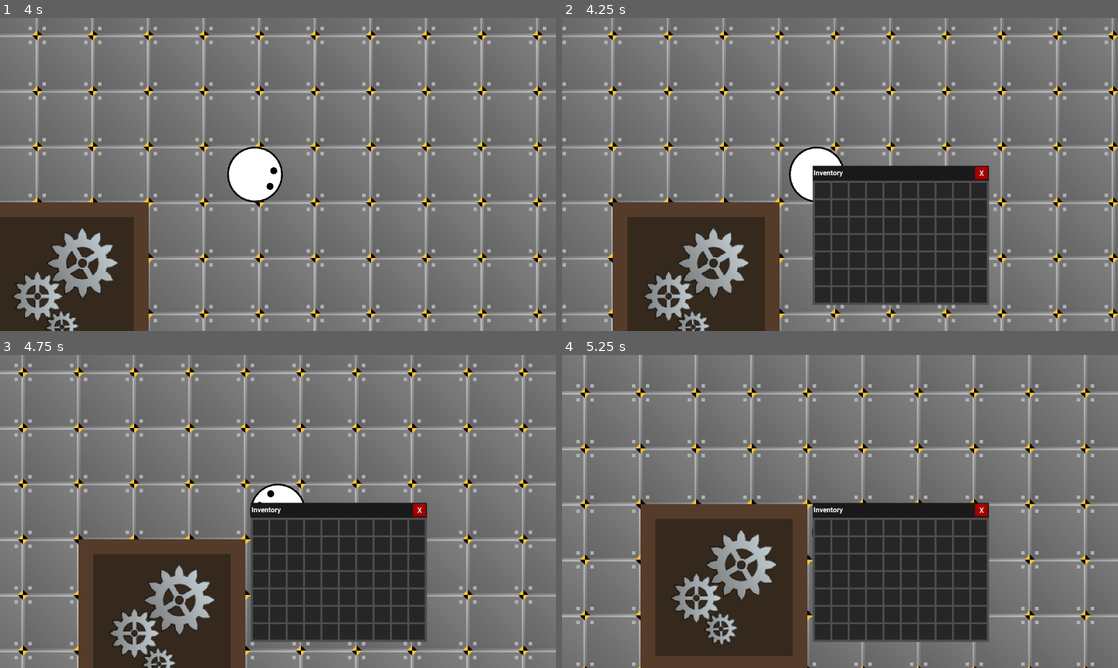
Above: before the commit, frames 1-4 (two rows, left to right).
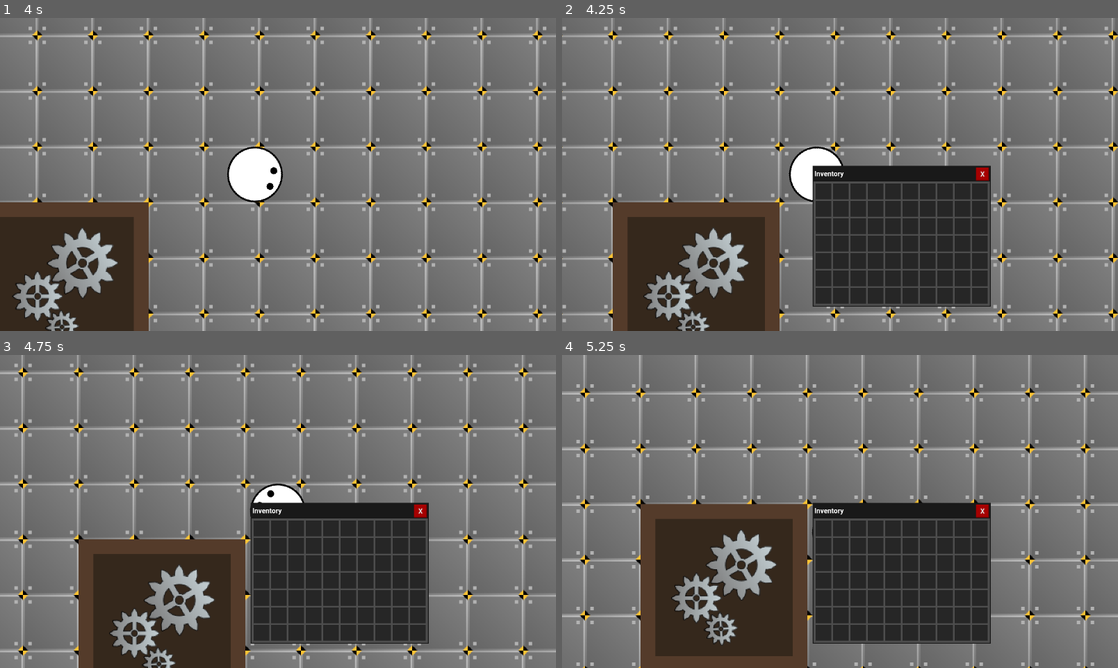
Above: after the commit, the same moments.

Repository: TrueSunGaming/industrial-revolution-proto-3
Game: Godot game, scene res://scenes/main/Main.tscn
Two runs of this game, one before a commit and one after it. Both use one fixed random seed, a clock stepped at 60 frames per second and the inputs below.
Inputs (mouse positions are in pixels of both pictures, inside the frame that each line leads up to):
- Up to frame 1 (4 s): move the mouse to (400, 158) at 0.52 s; hold D (move_right) 0.53-1.25 s; hold Mouse wheel up (zoom_in) 0.53-1.25 s; click (400, 158) at 0.67 s; drag from (166, 190) to (250, 237) at 1.27 s; move the mouse to (333, 105) at 2.02 s; hold D (move_right) 2.03-2.75 s; hold Mouse wheel up (zoom_in) 2.03-2.75 s; drag from (250, 237) to (111, 127) at 2.77 s; tap Enter at 3.5 s; move the mouse to (444, 221) at 3.52 s; hold A (move_left) from 3.53 s (still down); hold Mouse wheel up (zoom_in) from 3.53 s (still down)
- Up to frame 2 (4.25 s): keep holding A (move_left); keep holding Mouse wheel up (zoom_in); tap E (open_inventory) at 4.15 s
- Up to frame 3 (4.75 s): release A (move_left) at 4.25 s; release Mouse wheel up (zoom_in) at 4.25 s; drag from (111, 464) to (194, 433) at 4.27 s
- Up to frame 4 (5.25 s): tap Space at 5 s; move the mouse to (867, 511) at 5.02 s; hold S (move_down) from 5.03 s (still down); hold Mouse wheel up (zoom_in) from 5.03 s (still down); click (867, 511) at 5.17 s

Frame 1 is identical in both runs. In frame 2, 2.7% of the frame differs, in the area x 45-78%, y 47-93%; in frame 3, 2.6%; in frame 4, 2.6%.

Commit message:
feat: add stylebox to gui window

Diff:
--- a/scenes/ui/gui/GUIWindow.tscn
+++ b/scenes/ui/gui/GUIWindow.tscn
@@ -1,10 +1,18 @@
-[gd_scene load_steps=11 format=3 uid="uid://dxg6tujebneed"]
+[gd_scene load_steps=12 format=3 uid="uid://dxg6tujebneed"]
 
 [ext_resource type="Script" uid="uid://do7tpf1rff8q0" path="res://scenes/ui/gui/GUIWindow.gd" id="1_qii7i"]
 [ext_resource type="FontFile" uid="uid://chcjd42nhsodc" path="res://fonts/Roboto-Bold.ttf" id="2_sgguk"]
 [ext_resource type="StyleBox" uid="uid://cunbmt1d6m48u" path="res://scenes/ui/gui/CloseButtonStyle.tres" id="3_77n0p"]
 [ext_resource type="StyleBox" uid="uid://c63p6guo7rlwc" path="res://scenes/ui/gui/CloseButtonHoverStyle.tres" id="4_hexid"]
 [ext_resource type="StyleBox" uid="uid://cxglyobmski25" path="res://scenes/ui/gui/CloseButtonPressStyle.tres" id="4_onr15"]
+
+[sub_resource type="StyleBoxFlat" id="StyleBoxFlat_onr15"]
+bg_color = Color(0.3, 0.3, 0.3, 1)
+border_width_left = 2
+border_width_top = 2
+border_width_right = 2
+border_width_bottom = 2
+border_color = Color(0.1, 0.1, 0.1, 1)
 
 [sub_resource type="StyleBoxFlat" id="StyleBoxFlat_77n0p"]
 content_margin_left = 2.0
@@ -49,6 +57,7 @@
 offset_bottom = 20.0
 grow_horizontal = 2
 grow_vertical = 2
+theme_override_styles/panel = SubResource("StyleBoxFlat_onr15")
 
 [node name="VBoxContainer" type="VBoxContainer" parent="PanelContainer"]
 layout_mode = 2
@@ -96,6 +105,16 @@
 shortcut_in_tooltip = false
 text = "X"
 
+[node name="ContentMargin" type="MarginContainer" parent="PanelContainer/VBoxContainer"]
+layout_mode = 2
+theme_override_constants/margin_left = 5
+theme_override_constants/margin_top = 5
+theme_override_constants/margin_right = 5
+theme_override_constants/margin_bottom = 5
+
+[node name="Content" type="VBoxContainer" parent="PanelContainer/VBoxContainer/ContentMargin"]
+layout_mode = 2
+
 [connection signal="tree_exiting" from="." to="." method="_on_tree_exiting"]
 [connection signal="gui_input" from="PanelContainer/VBoxContainer/Navbar" to="." method="_on_navbar_gui_input"]
 [connection signal="pressed" from="PanelContainer/VBoxContainer/Navbar/NavbarContent/NavbarRight/Close" to="." method="close"]
--- a/scenes/ui/gui/debug/DebugWindow.tscn
+++ b/scenes/ui/gui/debug/DebugWindow.tscn
@@ -9,27 +9,27 @@
 [node name="Title" parent="PanelContainer/VBoxContainer/Navbar/NavbarContent" index="0"]
 text = "Debug Menu"
 
-[node name="GiveResource" type="HBoxContainer" parent="PanelContainer/VBoxContainer" index="1"]
+[node name="GiveResource" type="HBoxContainer" parent="PanelContainer/VBoxContainer/ContentMargin/Content" index="0"]
 layout_mode = 2
 
-[node name="ResourceID" type="LineEdit" parent="PanelContainer/VBoxContainer/GiveResource" index="0"]
+[node name="ResourceID" type="LineEdit" parent="PanelContainer/VBoxContainer/ContentMargin/Content/GiveResource" index="0"]
 custom_minimum_size = Vector2(150, 0)
 layout_mode = 2
 placeholder_text = "Resource ID"
 select_all_on_focus = true
 
-[node name="Quantity" type="LineEdit" parent="PanelContainer/VBoxContainer/GiveResource" index="1"]
+[node name="Quantity" type="LineEdit" parent="PanelContainer/VBoxContainer/ContentMargin/Content/GiveResource" index="1"]
 layout_mode = 2
 placeholder_text = "Qty"
 select_all_on_focus = true
 
-[node name="GiveResourceButton" type="Button" parent="PanelContainer/VBoxContainer/GiveResource" index="2"]
+[node name="GiveResourceButton" type="Button" parent="PanelContainer/VBoxContainer/ContentMargin/Content/GiveResource" index="2"]
 layout_mode = 2
 text = "Give Resource"
 
-[node name="WipeInventory" type="Button" parent="PanelContainer/VBoxContainer" index="2"]
+[node name="WipeInventory" type="Button" parent="PanelContainer/VBoxContainer/ContentMargin/Content" index="1"]
 layout_mode = 2
 text = "Wipe Inventory"
 
-[connection signal="pressed" from="PanelContainer/VBoxContainer/GiveResource/GiveResourceButton" to="." method="_on_give_resource_pressed"]
-[connection signal="pressed" from="PanelContainer/VBoxContainer/WipeInventory" to="." method="_on_wipe_inventory_pressed"]
+[connection signal="pressed" from="PanelContainer/VBoxContainer/ContentMargin/Content/GiveResource/GiveResourceButton" to="." method="_on_give_resource_pressed"]
+[connection signal="pressed" from="PanelContainer/VBoxContainer/ContentMargin/Content/WipeInventory" to="." method="_on_wipe_inventory_pressed"]
--- a/scenes/ui/gui/player-inventory/PlayerInventoryGUI.tscn
+++ b/scenes/ui/gui/player-inventory/PlayerInventoryGUI.tscn
@@ -1,31 +1,19 @@
-[gd_scene load_steps=5 format=3 uid="uid://bbfgdav1wbyxm"]
+[gd_scene load_steps=4 format=3 uid="uid://bbfgdav1wbyxm"]
 
 [ext_resource type="PackedScene" uid="uid://dxg6tujebneed" path="res://scenes/ui/gui/GUIWindow.tscn" id="1_ierbp"]
 [ext_resource type="Script" uid="uid://b3m52utqih0nr" path="res://scenes/ui/gui/player-inventory/PlayerInventoryStorageDisplay.gd" id="2_6ny8m"]
 [ext_resource type="Script" uid="uid://brhc4jfo5pptn" path="res://scenes/ui/resource/storage/StorageDisplay.gd" id="2_ead21"]
-
-[sub_resource type="StyleBoxFlat" id="StyleBoxFlat_6ny8m"]
-content_margin_left = 5.0
-content_margin_top = 5.0
-content_margin_right = 5.0
-content_margin_bottom = 5.0
-bg_color = Color(0.3, 0.3, 0.3, 1)
 
 [node name="GUIWindow" instance=ExtResource("1_ierbp")]
 
 [node name="Title" parent="PanelContainer/VBoxContainer/Navbar/NavbarContent" index="0"]
 text = "Inventory"
 
-[node name="HBoxContainer" type="HBoxContainer" parent="PanelContainer/VBoxContainer" index="1"]
+[node name="HBoxContainer" type="HBoxContainer" parent="PanelContainer/VBoxContainer/ContentMargin/Content" index="0"]
 layout_mode = 2
 size_flags_vertical = 0
 
-[node name="PanelContainer" type="PanelContainer" parent="PanelContainer/VBoxContainer/HBoxContainer" index="0"]
-layout_mode = 2
-size_flags_vertical = 0
-theme_override_styles/panel = SubResource("StyleBoxFlat_6ny8m")
-
-[node name="StorageDisplay" type="GridContainer" parent="PanelContainer/VBoxContainer/HBoxContainer/PanelContainer" index="0"]
+[node name="StorageDisplay" type="GridContainer" parent="PanelContainer/VBoxContainer/ContentMargin/Content/HBoxContainer" index="0"]
 layout_mode = 2
 size_flags_vertical = 0
 columns = 10
--- a/scenes/ui/gui/player-inventory/PlayerInventoryStorageDisplay.gd
+++ b/scenes/ui/gui/player-inventory/PlayerInventoryStorageDisplay.gd
@@ -13,4 +13,4 @@
 	update_panel_size()
 
 func update_panel_size() -> void:
-	$"../../../..".size = Vector2.ZERO
+	$"../../../../..".size = Vector2.ZERO
